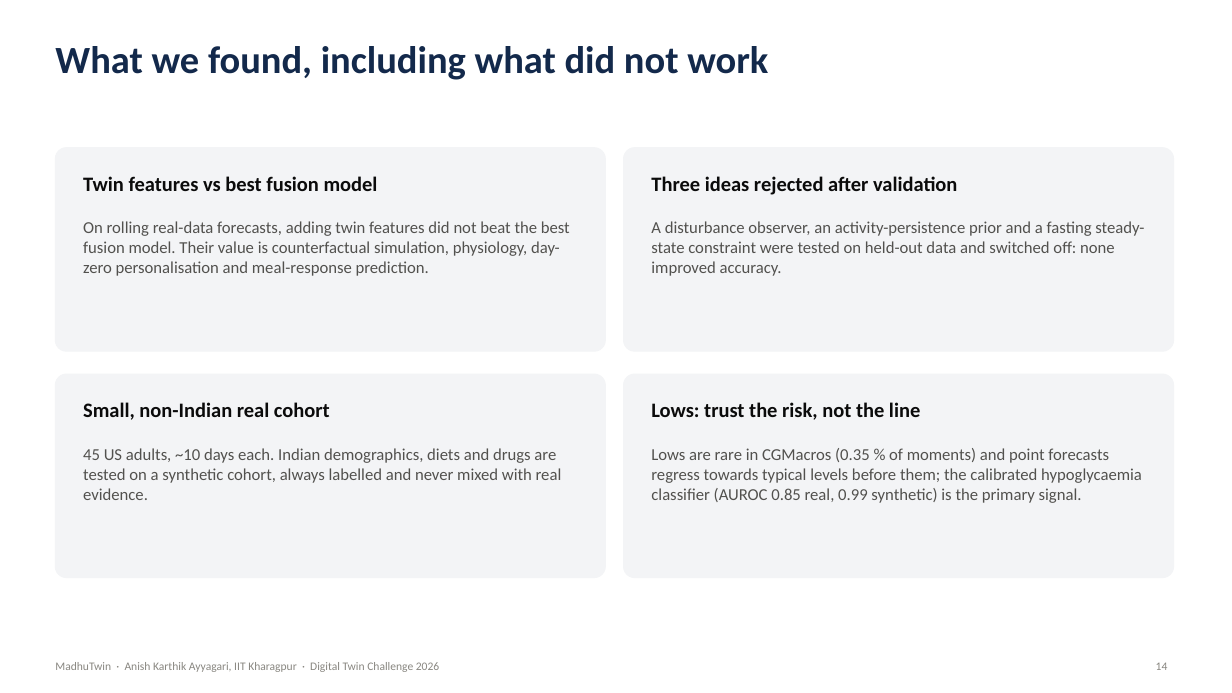
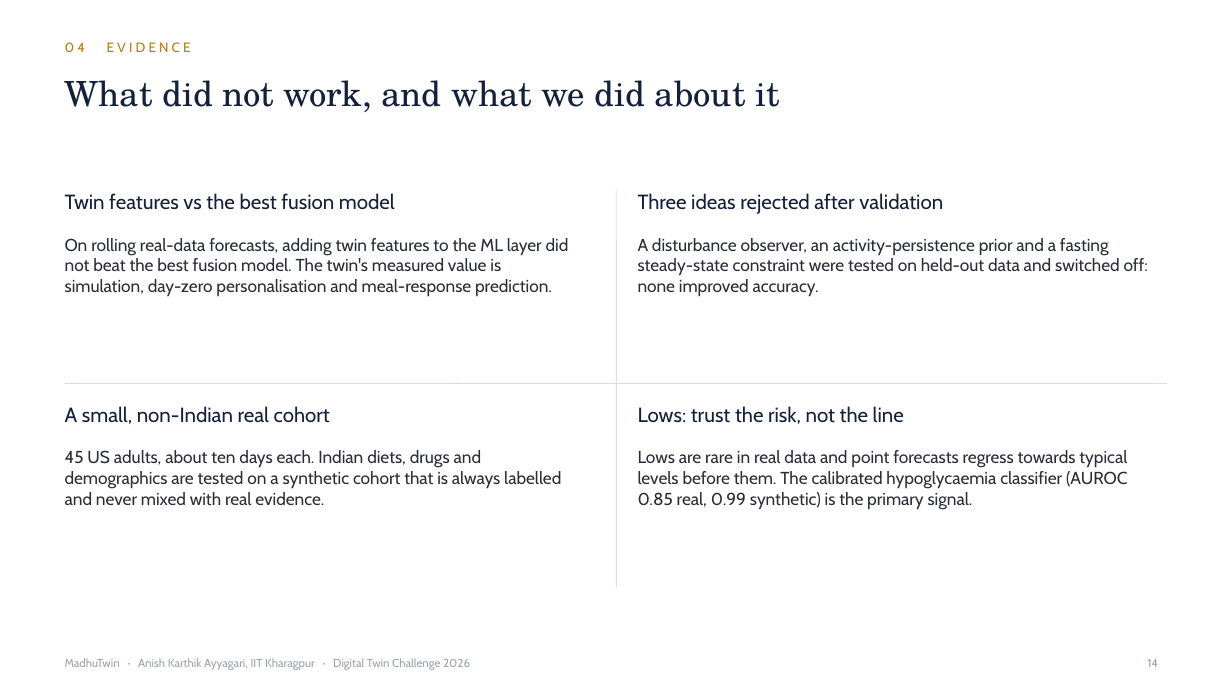
Before and after one commit to Realmer01/BioT_IIT_Kharagpur, a slide deck: slide 14 of docs/Presentation.pptx. Drawn at 1232x693 pixels with LibreOffice and Linux fonts; fonts in the diff are those of the drawing. Boxes give left, top, right and bottom in pixels: in the first picture for what was removed or moved away, otherwise in the second. Text is boxed around its words. In the diff, an @@ line names an element or a change of style, - is before the commit and + after.

Commit message:
Redesign presentation and architecture diagram
Editorial typography (Georgia headlines, Segoe UI text), a single honey
accent, hairline structure instead of cards and icons, visuals drawn from
real cohort traces, cropped dashboard views at true aspect, and text
sized to fit every box.

```diff
--- a/docs/Presentation.pptx
+++ b/docs/Presentation.pptx
@@ text added at (x1=65, y1=42, x2=191, y2=52), 10.5 pt, text #B97A12 @@
+04 EVIDENCE
@@ title at (x1=65, y1=80, x2=779, y2=112): text changed; size 30 to 27 pt; font Calibri to TeX Gyre Schola; text colour #13294B to #14213D; bold off @@
-What we found, including what did not work
+What did not work, and what we did about it
@@ rounded rectangle removed at (x1=55, y1=148, x2=605, y2=351) @@
@@ rounded rectangle removed at (x1=624, y1=148, x2=1174, y2=351) @@
@@ text at (x1=65, y1=193, x2=395, y2=210): text changed; font Calibri to Cabin; text colour #0B0B0B to #14213D; bold off @@
-Twin features vs best fusion model
+Twin features vs the best fusion model
@@ line added from (616, 189) to (616, 587), #D9DEE5 0.75 pt @@
@@ text "Three ideas rejected after validation" at (x1=638, y1=193, x2=943, y2=214): font Calibri to Cabin, text colour #0B0B0B to #14213D, bold off @@
@@ text "Three ideas rejected after validation" moved from (x1=651, y1=176, x2=957, y2=195) to (x1=638, y1=193, x2=943, y2=214) @@
@@ text at (x1=65, y1=238, x2=569, y2=296): text changed; size 13 to 13.5 pt; font Calibri to Cabin; text colour #52514E to #2A2F36 @@
-On rolling real-data forecasts, adding twin features did not beat the best fusion model. Their value is counterfactual simulation, physiology, day-zero personalisation and meal-response prediction.
+On rolling real-data forecasts, adding twin features to the ML layer did not beat the best fusion model. The twin's measured value is simulation, day-zero personalisation and meal-response prediction.
@@ text "A disturbance observer, an activity-persistence ..." moved from (x1=651, y1=221, x2=1144, y2=276) to (x1=638, y1=238, x2=1148, y2=296) @@
@@ text "A disturbance observer, an activity-persistence ..." at (x1=638, y1=238, x2=1148, y2=296): size 13 to 13.5 pt, font Calibri to Cabin, text colour #52514E to #2A2F36 @@
@@ rounded rectangle removed at (x1=55, y1=374, x2=605, y2=578) @@
@@ line added from (65, 384) to (1167, 384), #D9DEE5 0.75 pt @@
@@ rounded rectangle removed at (x1=624, y1=374, x2=1174, y2=578) @@
@@ text at (x1=65, y1=406, x2=330, y2=424): text changed; font Calibri to Cabin; text colour #0B0B0B to #14213D; bold off @@
-Small, non-Indian real cohort
+A small, non-Indian real cohort
@@ text "Lows: trust the risk, not ..." moved from (x1=651, y1=402, x2=920, y2=420) to (x1=638, y1=406, x2=904, y2=424) @@
@@ text "Lows: trust the risk, not ..." at (x1=638, y1=406, x2=904, y2=424): font Calibri to Cabin, text colour #0B0B0B to #14213D, bold off @@
@@ text at (x1=65, y1=450, x2=561, y2=505): text changed; size 13 to 13.5 pt; font Calibri to Cabin; text colour #52514E to #2A2F36 @@
-45 US adults, ~10 days each. Indian demographics, diets and drugs are tested on a synthetic cohort, always labelled and never mixed with real evidence.
+45 US adults, about ten days each. Indian diets, drugs and demographics are tested on a synthetic cohort that is always labelled and never mixed with real evidence.
@@ text at (x1=638, y1=450, x2=1128, y2=509): text changed; size 13 to 13.5 pt; font Calibri to Cabin; text colour #52514E to #2A2F36 @@
-Lows are rare in CGMacros (0.35 % of moments) and point forecasts regress towards typical levels before them; the calibrated hypoglycaemia classifier (AUROC 0.85 real, 0.99 synthetic) is the primary signal.
+Lows are rare in real data and point forecasts regress towards typical levels before them. The calibrated hypoglycaemia classifier (AUROC 0.85 real, 0.99 synthetic) is the primary signal.
@@ text "MadhuTwin · Anish Karthik Ayyagari, ..." at (x1=65, y1=658, x2=470, y2=670): font Calibri to Cabin, text colour #898781 to #9AA3AF @@
@@ text "MadhuTwin · Anish Karthik Ayyagari, ..." moved from (x1=55, y1=662, x2=439, y2=672) to (x1=65, y1=658, x2=470, y2=670) @@
@@ page number moved from (x1=1156, y1=662, x2=1168, y2=670) to (x1=1148, y1=659, x2=1159, y2=667) @@
@@ page number at (x1=1148, y1=659, x2=1159, y2=667): font Calibri to Cabin, text colour #898781 to #9AA3AF @@
```
Also in this commit, not shown: 14 other slides changed, 2 slides added, 2 slides removed, 4 other files.
